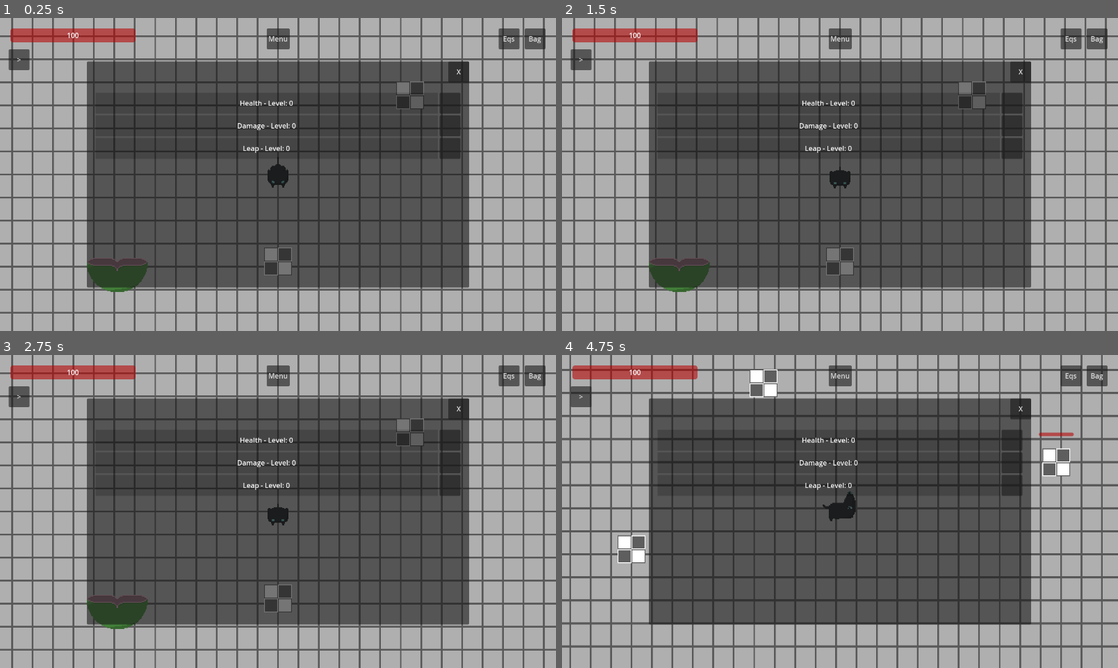
Above: before the commit, frames 1-4 (two rows, left to right).
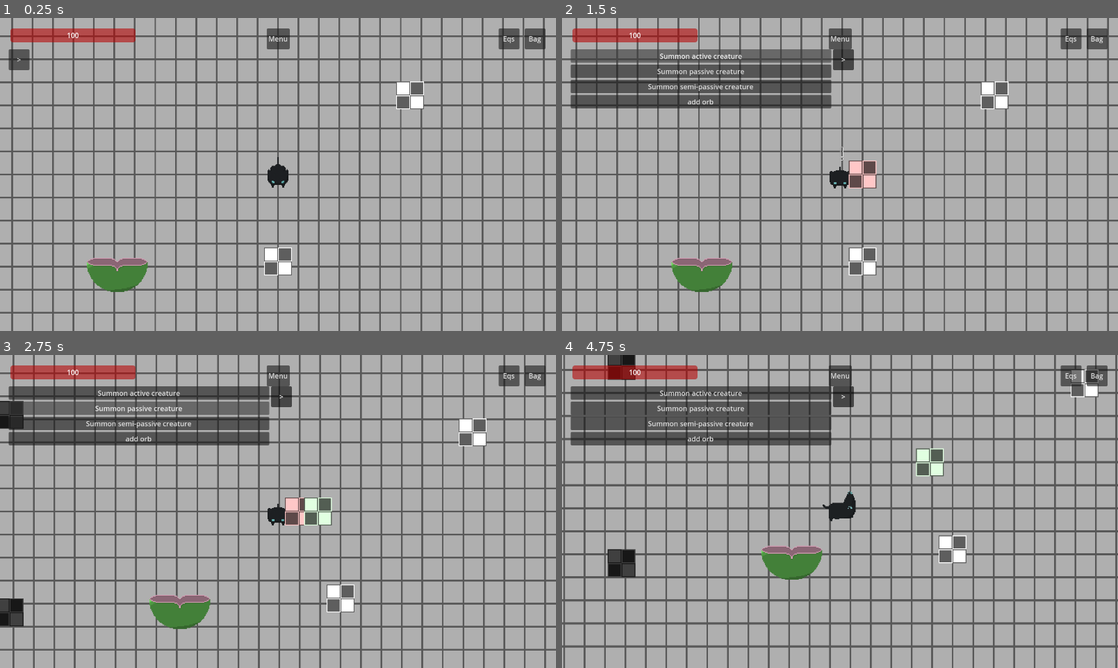
Above: after the commit, the same moments.

Repository: deerformera/neruka
Game: Godot game, scene res://worlds/world.tscn
The game is run twice, just before and just after one commit, with the same random seed, the same clock (stepped at 60 frames per second) and the same inputs.
Inputs (mouse positions are in pixels of both pictures, inside the frame that each line leads up to):
- Up to frame 1 (0.25 s): no input
- Up to frame 2 (1.5 s): click ">" at 0.5 s; click (701, 55) at 1.25 s, where only the run after the commit has a clickable "Summon active creature"
- Up to frame 3 (2.75 s): click (139, 408) at 2 s, where only the run after the commit has a clickable "Summon passive creature"
- Up to frame 4 (4.75 s): move the mouse to (962, 495) at 2.77 s; hold D (n_right) 2.78-3.53 s; hold R (n_ability) 2.78-3.53 s; move the mouse to (728, 527) at 3.52 s; hold S (n_down) 3.53-4.28 s; tap Space (n_attack) at 3.6 s; move the mouse to (895, 442) at 4.27 s; hold D (n_right) from 4.28 s (still down); tap Q (n_consume) at 4.35 s

The runs differ from the first frame. In frame 1, 50% of the frame differs, in the area x 15-85%, y 13-87%; in frame 2, 55%; in frame 3, 54%; in frame 4, 57%, in the area x 0-100%, y 0-100%.

Commit message:
level up bug fix

Diff:
--- a/characters/cat/cat.gd
+++ b/characters/cat/cat.gd
@@ -27,6 +27,8 @@
 		velocity = Vector2.ZERO
 		Player.health -= value
 		if Player.health <= 0: self.die())
+
+	Player.leap_charge_base_changed.connect(func(): leap_cooldown.start())
 
 func _physics_process(_delta):
 	match animstate.get_current_node():
--- a/worlds/player.gd
+++ b/worlds/player.gd
@@ -2,6 +2,7 @@
 
 signal health_base_changed
 signal health_changed
+signal leap_charge_base_changed
 signal level_changed
 
 var equipment: Dictionary = {
@@ -14,7 +15,7 @@
 	"claw": 0,
 	"ability": 0
 }
-var orbs: Array = []
+var orbs: Array = [[1,5], [3,5], [2,5]]
 var level: Dictionary = {
 	"health": 0,
 	"damage": 0,
@@ -32,7 +33,7 @@
 var leap_charge_base: int = 0 :
 	set(val):
 		leap_charge_base = val
-		get_tree().get_first_node_in_group("cat").leap_cooldown.start()
+		leap_charge_base_changed.emit()
 
 @onready var health: int = health_base :
 	set(val):
@@ -42,6 +43,7 @@
 func _ready():
 	health_changed.emit()
 	health_base_changed.emit()
+	sync_level()
 
 func get_panel(panel: String):
 	$Panel.show()
@@ -57,12 +59,13 @@
 
 func up_level(type: String):
 	level[type] += 1
-	match type:
-		"health": health_base = 100 + (level["health"] * 10)
-		"damage": damage = 1 + level["damage"]
-		"leap": leap_charge_base = 0 + level["leap"]
+	sync_level()
+	level_changed.emit()
 
-	level_changed.emit()
+func sync_level():
+	health_base = 100 + (level["health"] * 10)
+	damage = 1 + level["damage"]
+	leap_charge_base = 0 + level["leap"]
 
 func orb_add(id: int) -> void:
 	for orb in orbs:
--- a/worlds/player.tscn
+++ b/worlds/player.tscn
@@ -182,6 +182,7 @@
 			orbs_used.clear()
 			$OrbsList/UsedLabel.text = \"\"
 			$OrbsList/HB/ProgressBar.value = 0
+			$OrbsList/VB.get_children().map(func(child): child.queue_free())
 
 		if tab == 1:
 			$OrbsList/HB/ProgressBar.max_value = 5 + (Player.level[selected.to_lower()] * 5)
@@ -201,7 +202,6 @@
 						$OrbsList/UsedLabel.text = str(orbs_used)
 						$OrbsList/HB/ProgressBar.value -= 1
 				)
-
 				$OrbsList/VB.add_child(orb_item_ins))
 		)
 
@@ -466,6 +466,7 @@
 action = "n_ability"
 
 [node name="Panel" type="MarginContainer" parent="."]
+visible = false
 anchors_preset = 15
 anchor_right = 1.0
 anchor_bottom = 1.0
